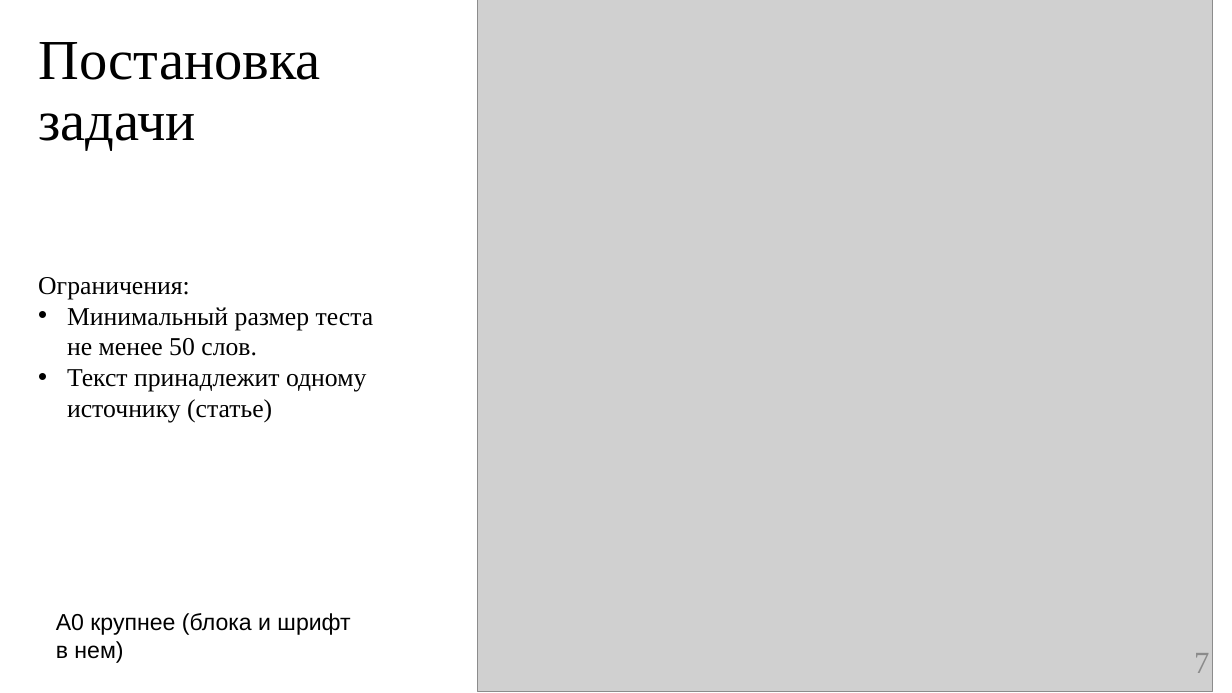
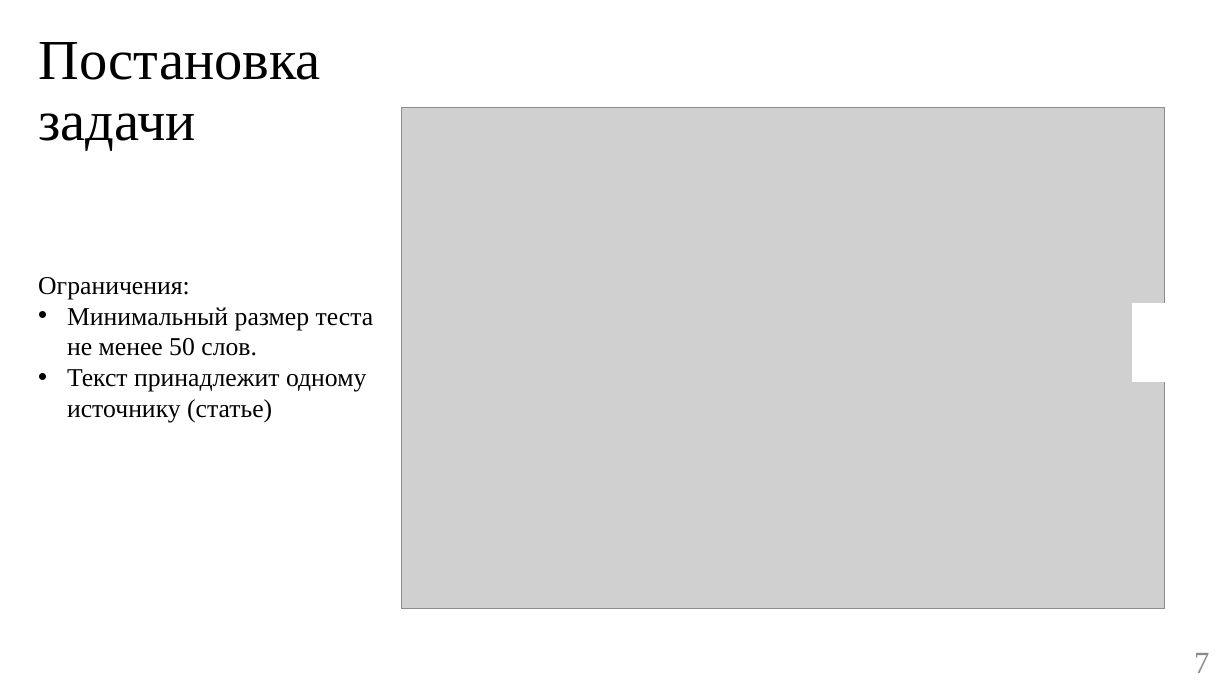
Before and after one commit to BroBezzubik/Diplome2021, a slide deck: slide 7 of Защита/Презентация_кор.pptx. Drawn at 1232x693 pixels with LibreOffice and Linux fonts; fonts in the diff are those of the drawing; grey boxes stand for pictures. Boxes give left, top, right and bottom in pixels: in the first picture for what was removed or moved away, otherwise in the second. Text is boxed around its words. In the diff, an @@ line names an element or a change of style, - is before the commit and + after.

```diff
--- a/Защита/Презентация_кор.pptx
+++ b/Защита/Презентация_кор.pptx
@@ picture: place and size @@
-picture at [478, 0, 1213, 691]
+picture at [401, 107, 1165, 608]
@@ rectangle added at [1132, 303, 1178, 382], fill #FFFFFF, outline #FFFFFF 1 pt @@
@@ text removed at [56, 613, 350, 663] @@
-А0 крупнее (блока и шрифт в нем)
```
Also in this commit, not shown: 8 other slides changed, 8 other files.
